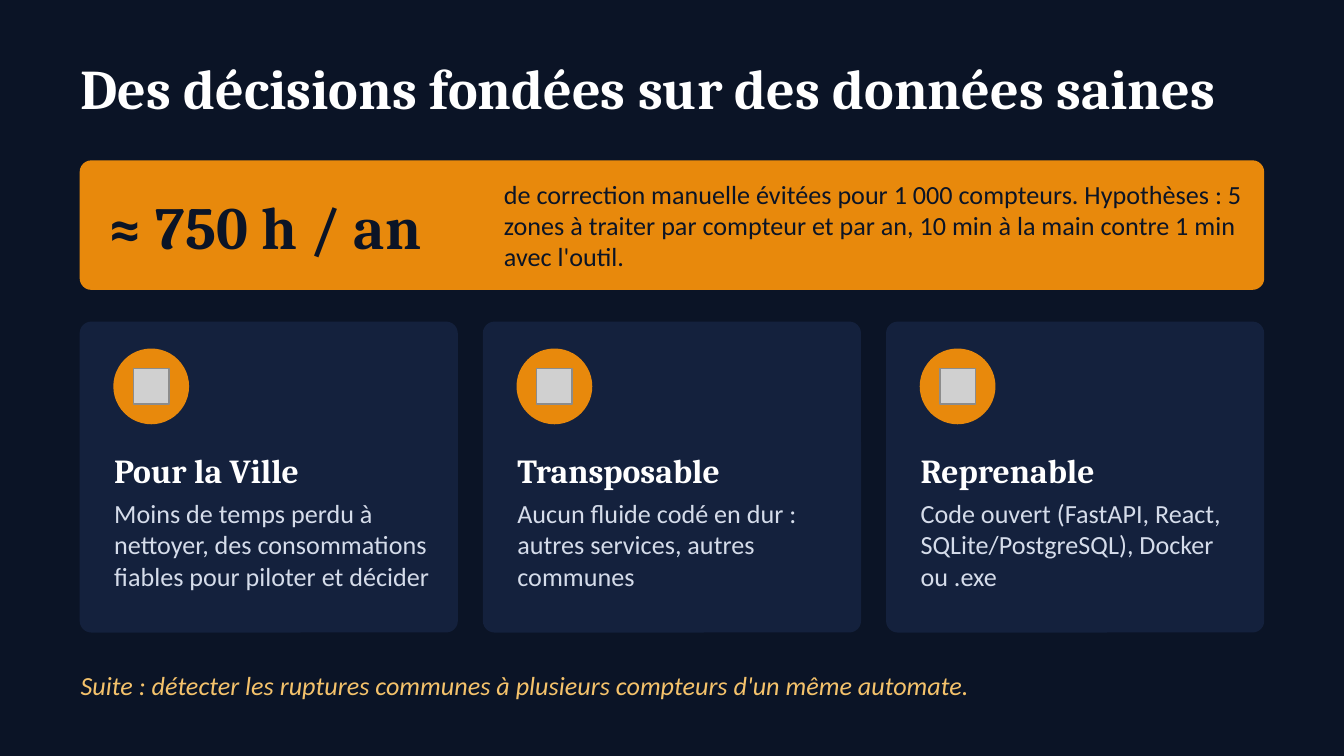
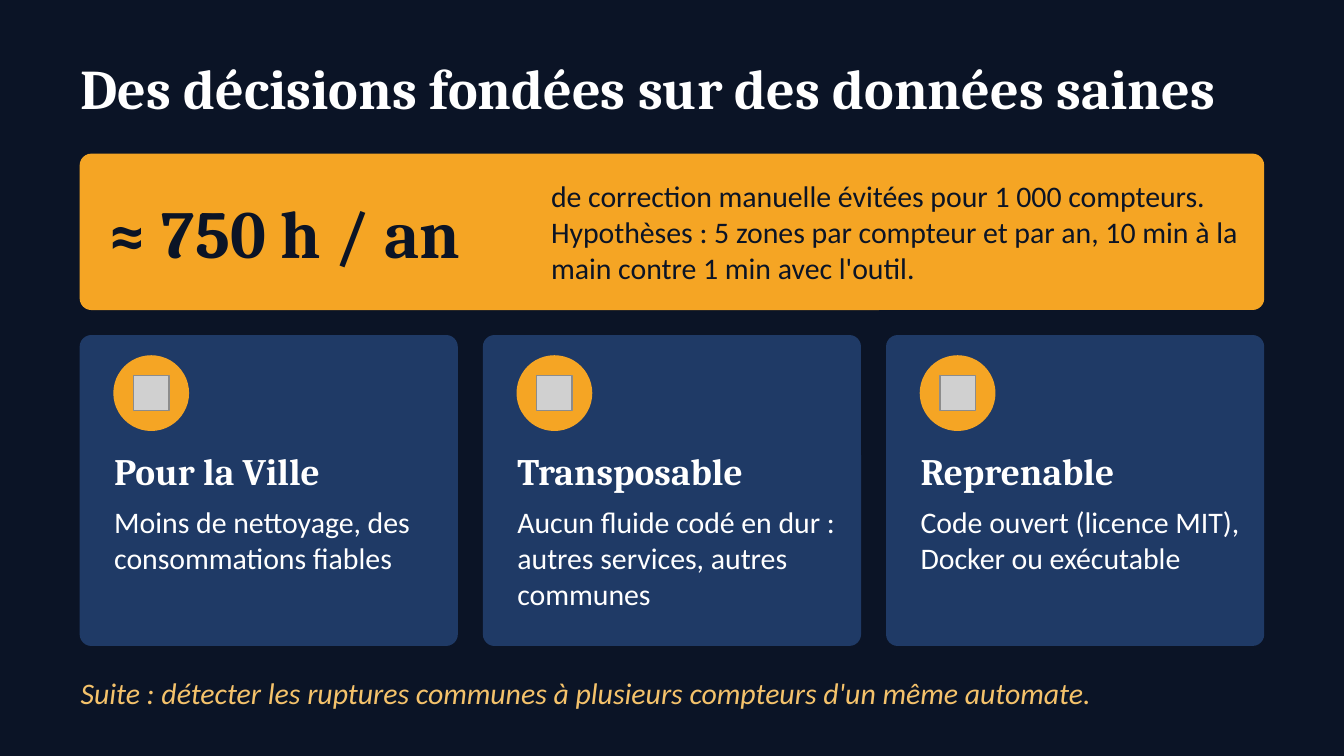
Before and after one commit to loicgilbert74000-coder/qualif-comptage, a slide deck: slide 5 of pitch/qualif-comptage-pitch.pptx. Drawn at 1344x756 pixels with LibreOffice and Linux fonts; fonts in the diff are those of the drawing; grey boxes stand for pictures. Boxes give left, top, right and bottom in pixels: in the first picture for what was removed or moved away, otherwise in the second. Text is boxed around its words. In the diff, an @@ line names an element or a change of style, - is before the commit and + after.

```diff
--- a/pitch/qualif-comptage-pitch.pptx
+++ b/pitch/qualif-comptage-pitch.pptx
@@ rounded rectangle: place and size @@
-rounded rectangle at (81, 161, 1263, 289)
+rounded rectangle at (81, 155, 1263, 309)
@@ rounded rectangle at (81, 155, 1263, 309): fill #E8890C to #F5A524; outline #E8890C 1 pt to #F5A524 1 pt; proportions changed @@
@@ text "≈ 750 h / an" at (162, 211, 460, 259): size 32 to 36 pt @@
@@ text at (551, 186, 1237, 280): text changed; size 14 to 16 pt @@
-de correction manuelle évitées pour 1 000 compteurs. Hypothèses : 5 zones à traiter par compteur et par an, 10 min à la main contre 1 min avec l'outil.
+de correction manuelle évitées pour 1 000 compteurs. Hypothèses : 5 zones par compteur et par an, 10 min à la main contre 1 min avec l'outil.
@@ 3 rounded rectangles: place and size @@
-3 rounded rectangles at (81, 323, 1263, 632)
+3 rounded rectangles at (81, 336, 1263, 645)
@@ fill #14213D to #1F3A66; outline #14213D 1 pt to #1F3A66 1 pt in 3 elements at (81, 336, 457, 645), (484, 336, 860, 645), (887, 336, 1263, 645) @@
@@ 3 pictures, 3 ellipses: place and size @@
-3 pictures, 3 ellipses at (114, 349, 995, 423)
+3 pictures, 3 ellipses at (114, 356, 995, 430)
@@ fill #E8890C to #F5A524; outline #E8890C 1 pt to #F5A524 1 pt in 3 elements at (114, 356, 188, 430), (517, 356, 591, 430), (921, 356, 995, 430) @@
@@ size 18 to 20 pt in 3 elements at (114, 459, 320, 486), (517, 459, 742, 493), (921, 459, 1115, 493) @@
@@ text "Aucun fluide codé en dur ...": place and size @@
-text "Aucun fluide codé en dur ..." at (517, 505, 784, 586)
+text "Aucun fluide codé en dur ..." at (517, 512, 821, 606)
@@ text "Aucun fluide codé en dur ..." at (517, 512, 821, 606): size 14 to 16 pt, text colour #D5DCEA to #FFFFFF @@
@@ text at (114, 512, 410, 570): text changed; size 14 to 16 pt; text colour #D5DCEA to #FFFFFF @@
-Moins de temps perdu à nettoyer, des consommations fiables pour piloter et décider
+Moins de nettoyage, des consommations fiables
@@ text at (921, 511, 1239, 570): text changed; size 14 to 16 pt; text colour #D5DCEA to #FFFFFF @@
-Code ouvert (FastAPI, React, SQLite/PostgreSQL), Docker ou .exe
+Code ouvert (licence MIT), Docker ou exécutable
@@ text "Suite : détecter les ruptures ..." at (81, 683, 1091, 709): size 14 to 16 pt @@
```
Also in this commit, not shown: 4 other slides changed, 1 other file.
